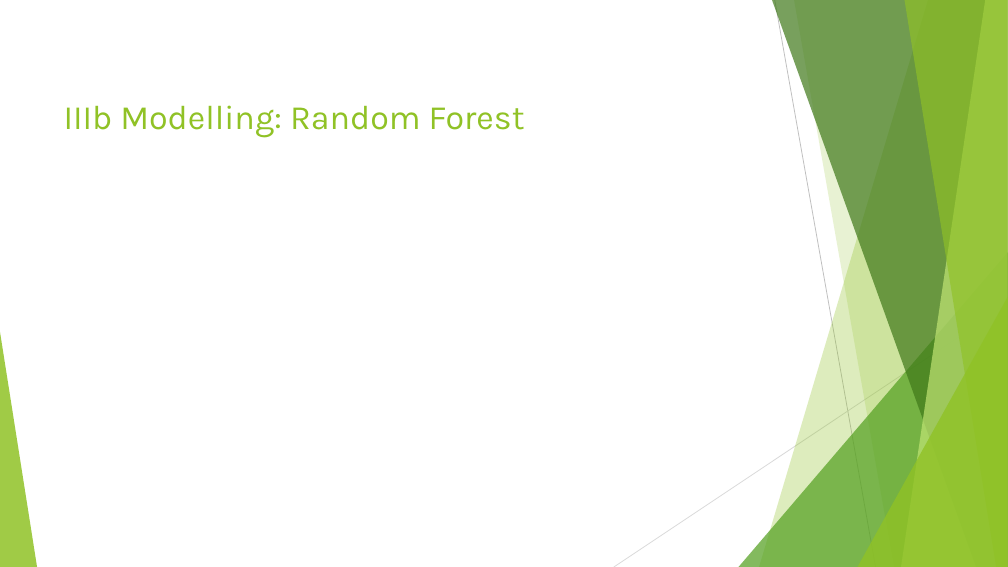
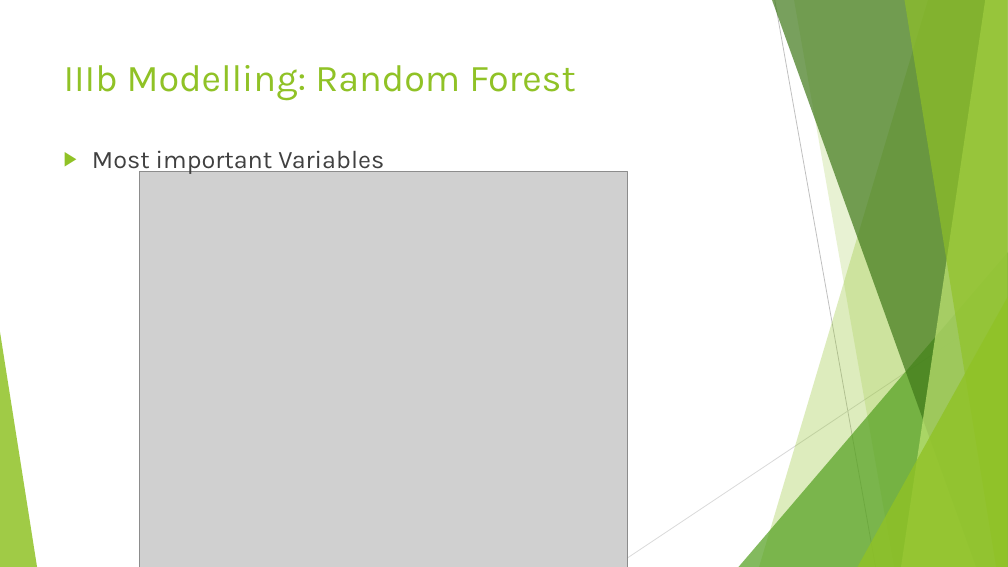
Before and after one commit to RafiKueng/Spoe_Kreditrisiko, a slide deck: slide 14 of Praesentation/Presentation.pptx (slide 17 before the commit). Drawn at 1008x567 pixels with LibreOffice and Linux fonts; fonts in the diff are those of the drawing; grey boxes stand for pictures. Boxes give left, top, right and bottom in pixels: in the first picture for what was removed or moved away, otherwise in the second. Text is boxed around its words. In the diff, an @@ line names an element or a change of style, - is before the commit and + after.

```diff
--- a/Praesentation/Presentation.pptx
+++ b/Praesentation/Presentation.pptx
@@ title "IIIb Modelling: Random Forest" at (x1=64, y1=65, x2=575, y2=101): size 32.4 to 36 pt @@
@@ text added at (x1=92, y1=150, x2=384, y2=175), 24 pt, text #404040 @@
+▶ Most important Variables
@@ picture added at (x1=140, y1=172, x2=628, y2=567) @@
```
Also in this commit, not shown: 4 other slides changed, 3 slides removed.
